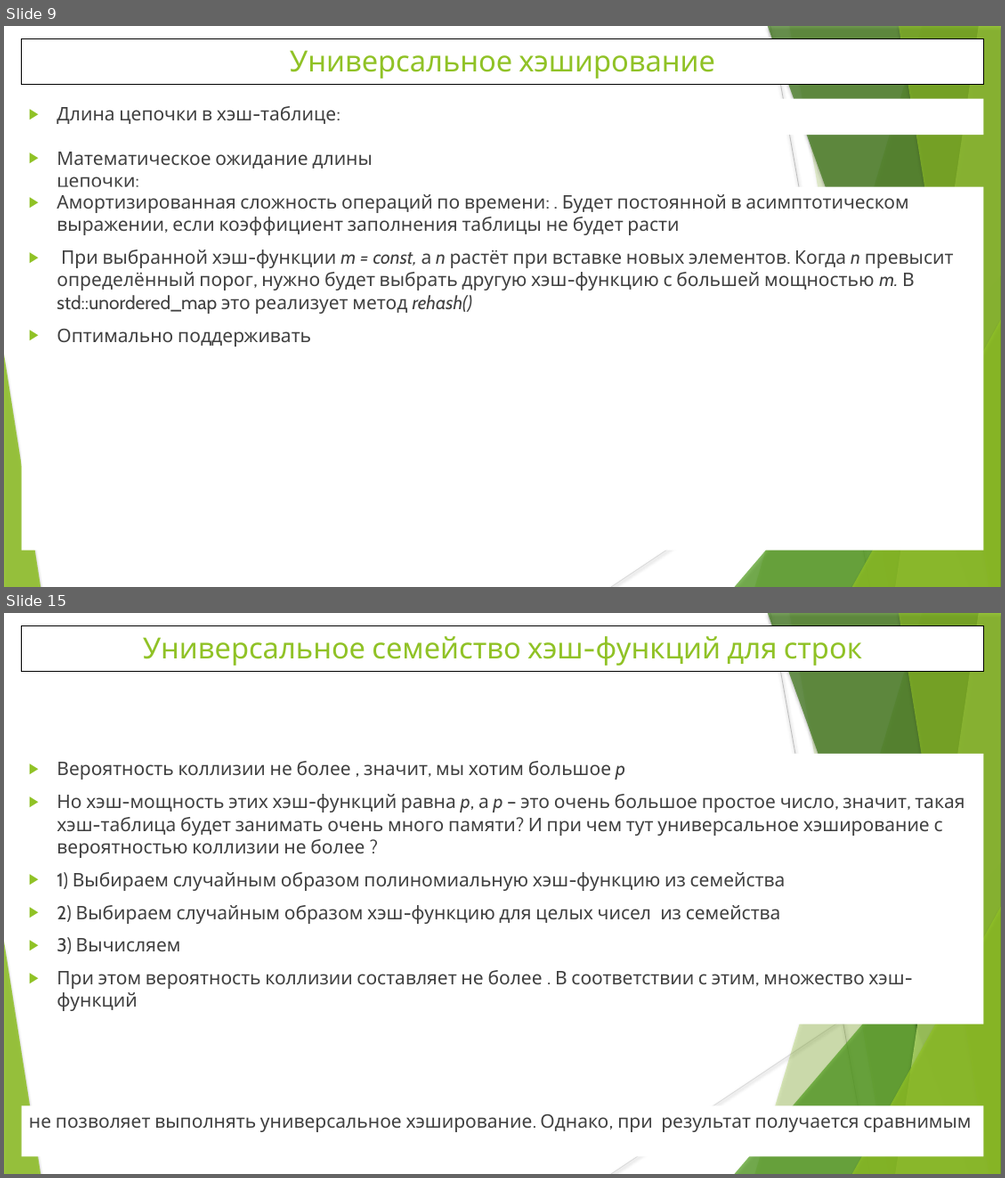
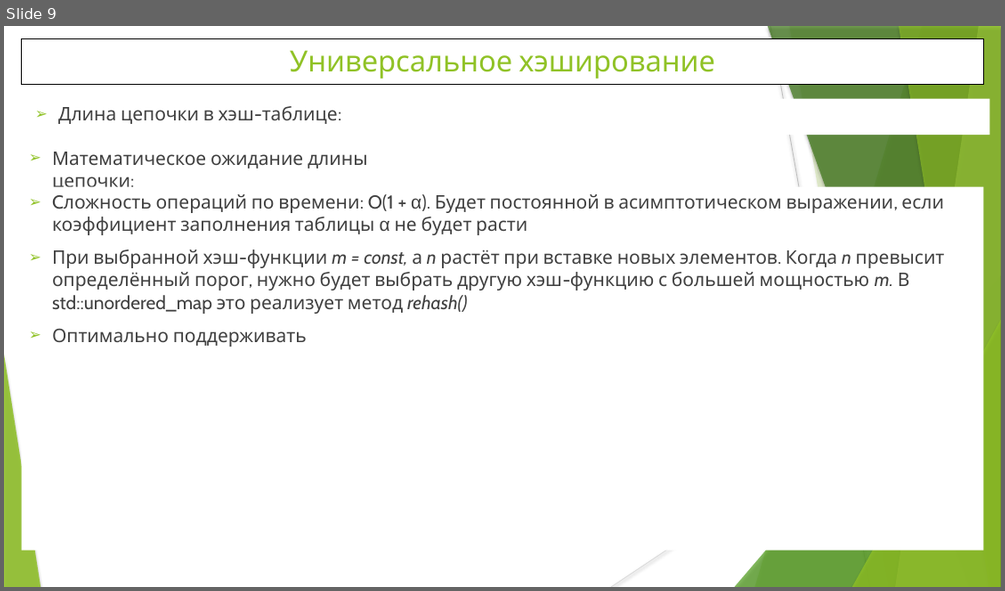
Before and after one commit to WhiteCatStudies/lectures, a slide deck: pt2/lectures/lecture5/lecture5.pptx. Shown one above the other, each under a label of ours: slides 9 and 15 before the commit, slide 9 after it; the slides between them are not shown. The pictures are 1005x1178 and 1005x591 pixels, drawn with LibreOffice and Linux fonts; fonts in the diff are those of the drawing. Boxes give left, top, right and bottom in pixels: in the first picture for what was removed or moved away, otherwise in the second. Text is boxed around its words. In the diff, an @@ line names an element or a change of style, - is before the commit and + after.

```diff
--- a/pt2/lectures/lecture5/lecture5.pptx
+++ b/pt2/lectures/lecture5/lecture5.pptx
@@ slide 15 removed at <box>4,613,1001,1174</box>, background #FFFFFF; not listed: 10 template elements that a slide beside it also shows @@
@@ rectangle removed at <box>21,625,984,672</box> @@
-Универсальное семейство хэш-функций для строк
@@ text removed at <box>57,761,964,1011</box> @@
-▶ Вероятность коллизии не более , значит, мы хотим большое p
-▶ Но хэш-мощность этих хэш-функций равна p, а p – это очень большое простое число, значит, такая хэш-таблица будет занимать очень много памяти? И при чем тут универсальное хэширование с вероятностью коллизии не более ?
-▶ 1) Выбираем случайным образом полиномиальную хэш-функцию из семейства
-▶ 2) Выбираем случайным образом хэш-функцию для целых чисел из семейства
-▶ 3) Вычисляем
-▶ При этом вероятность коллизии составляет не более . В соответствии с этим, множество хэш-функций
@@ text removed at <box>29,1114,971,1132</box> @@
-не позволяет выполнять универсальное хэширование. Однако, при результат получается сравнимым
@@ slide 9 changed as well @@
@@ text "Длина цепочки в хэш-таблице:" at <box>58,106,342,124</box>: bullet ▶ to ➢ @@
@@ text "Математическое ожидание длины цепочки:" at <box>52,151,368,187</box>: bullet ▶ to ➢ @@
@@ text in rectangle at <box>52,194,944,235</box>: text changed @@
-▶ Амортизированная сложность операций по времени: . Будет постоянной в асимптотическом выражении, если коэффициент заполнения таблицы не будет расти
+➢ Cложность операций по времени: O(1 + α). Будет постоянной в асимптотическом выражении, если коэффициент заполнения таблицы α не будет расти
@@ text in rectangle at <box>52,249,945,346</box>: bullet ▶ to ➢ @@
```
Also in this commit, not shown: 7 other slides changed, 1 slide added, 5 other slides removed.
